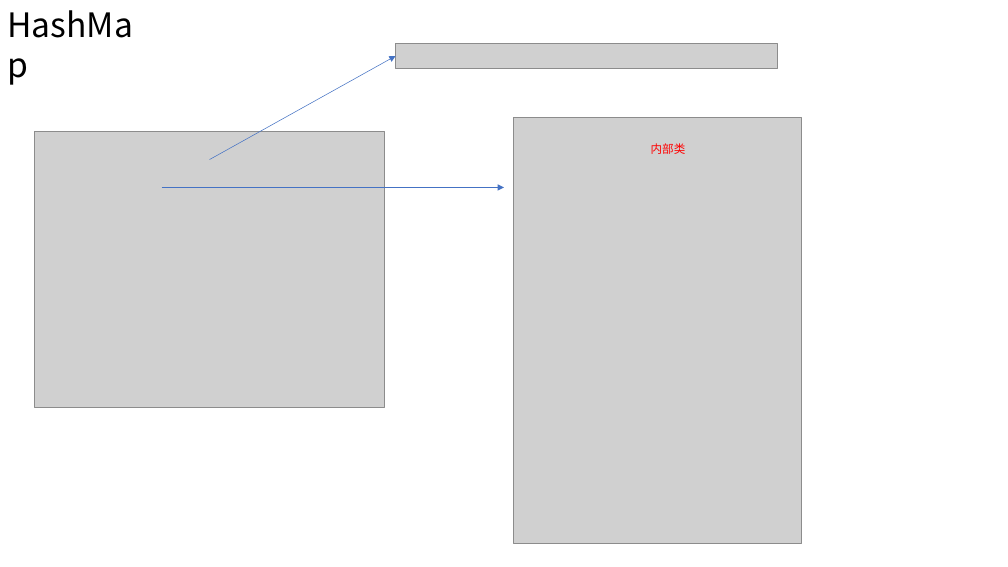
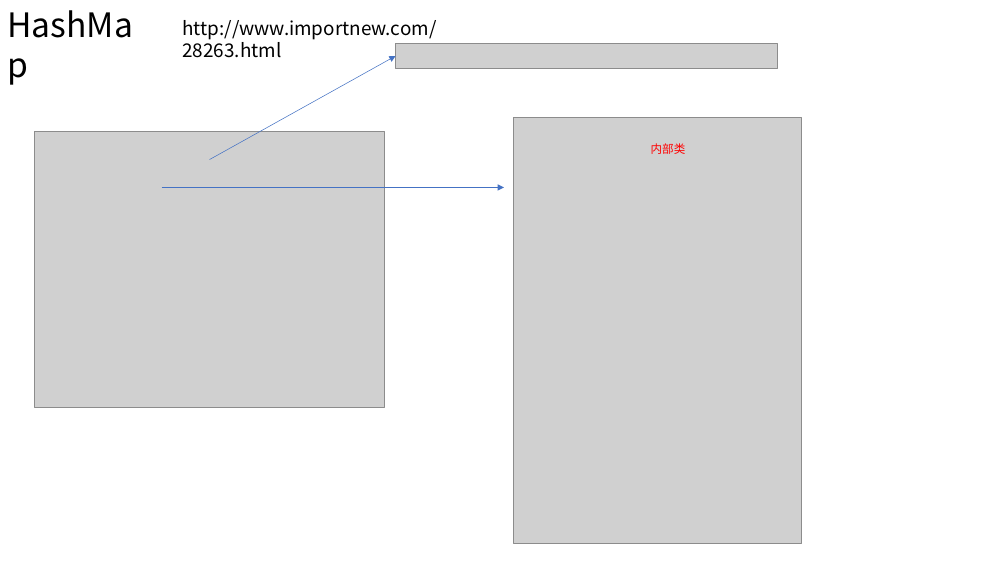
Before and after one commit to wscncxy/saiDOC, a slide deck: slide 15 of 常用集合源码分析.pptx. Drawn at 1008x567 pixels with LibreOffice and Linux fonts; fonts in the diff are those of the drawing; grey boxes stand for pictures; background and template pictures are left out. Boxes give left, top, right and bottom in pixels: in the first picture for what was removed or moved away, otherwise in the second. Text is boxed around its words. In the diff, an @@ line names an element or a change of style, - is before the commit and + after.

```diff
--- a/常用集合源码分析.pptx
+++ b/常用集合源码分析.pptx
@@ text added at box(182, 20, 436, 58), 18 pt, text #000000 @@
+http://www.importnew.com/28263.html
```
Also in this commit, not shown: 1 other slide changed, 5 slides added, 1 other file.
